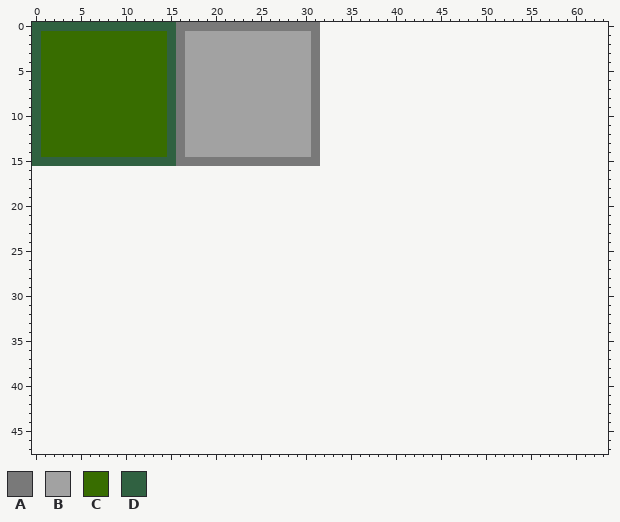
Two versions of one pixel-art file, data/Aseprite/Tiles.aseprite. Above, as it was before the edit.
32x16 pixels, 1 frame. The old version is drawn lined up with the new one, on the new canvas.
Visible layers, top first: "Red Snake", "apple", "Tiles".
Palette (. is transparent): A #797979  B #a2a2a2  C #386d00  D #306141
Pixels before (only the part around the change), first column x 0:
 0 DDDDDDDDDDDDDDDDAAAAAAAAAAAAAAAA................................
 1 DCCCCCCCCCCCCCCDABBBBBBBBBBBBBBA................................
 2 DCCCCCCCCCCCCCCDABBBBBBBBBBBBBBA................................
 3 DCCCCCCCCCCCCCCDABBBBBBBBBBBBBBA................................
 4 DCCCCCCCCCCCCCCDABBBBBBBBBBBBBBA................................
 5 DCCCCCCCCCCCCCCDABBBBBBBBBBBBBBA................................
 6 DCCCCCCCCCCCCCCDABBBBBBBBBBBBBBA................................
 7 DCCCCCCCCCCCCCCDABBBBBBBBBBBBBBA................................
 8 DCCCCCCCCCCCCCCDABBBBBBBBBBBBBBA................................
 9 DCCCCCCCCCCCCCCDABBBBBBBBBBBBBBA................................
10 DCCCCCCCCCCCCCCDABBBBBBBBBBBBBBA................................
11 DCCCCCCCCCCCCCCDABBBBBBBBBBBBBBA................................
12 DCCCCCCCCCCCCCCDABBBBBBBBBBBBBBA................................
13 DCCCCCCCCCCCCCCDABBBBBBBBBBBBBBA................................
14 DCCCCCCCCCCCCCCDABBBBBBBBBBBBBBA................................
15 DDDDDDDDDDDDDDDDAAAAAAAAAAAAAAAA................................
16 ................................................................
17 ................................................................
18 ................................................................
19 ................................................................
20 ................................................................
21 ................................................................
22 ................................................................
23 ................................................................
24 ................................................................
25 ................................................................
26 ................................................................
27 ................................................................
28 ................................................................
29 ................................................................
30 ................................................................
31 ................................................................
32 ................................................................
33 ................................................................
34 ................................................................
35 ................................................................
36 ................................................................
37 ................................................................
38 ................................................................
39 ................................................................
40 ................................................................
41 ................................................................
42 ................................................................
43 ................................................................
44 ................................................................
45 ................................................................
46 ................................................................
47 ................................................................
Once edited:
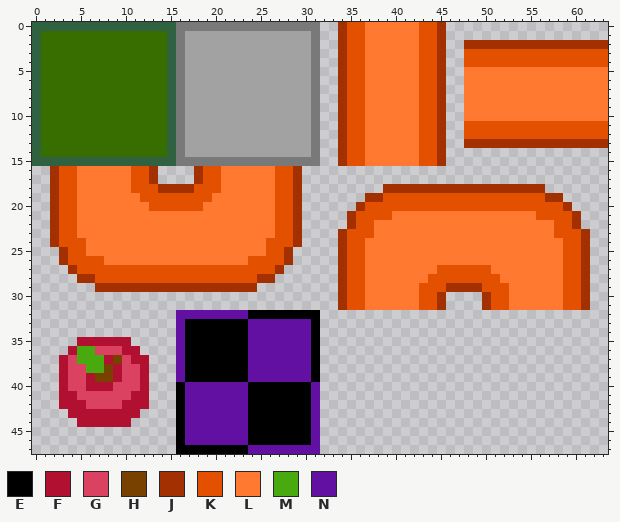
Colours new in this view: E #000000  F #b21030  G #db4161  H #794100  J #a23000  K #e35100  L #ff7930  M #49aa10  N #6110a2
Diff:
canvas 32x16 -> 64x48
Colour E is added in row 32 at x 24 to 31; in rows 33 to 39 at x 17 to 23 and 31; in rows 40 to 46 at x 16 and 24 to 30; in row 47 at x 16 to 23.
Colour F is added in row 35 at x 5 to 10; in row 36 at x 4 and 10 to 11; in row 37 at x 3, 8 and 11 to 12; in row 38 at x 3, 9 and 12; in row 39 at x 3, 6, 9 and 12; in row 40 at x 3, 6 to 8 and 12.
Colour F is added in row 41 at x 3 to 4 and 11 to 12; in row 42 at x 3 to 5 and 10 to 12; in row 43 at x 4 to 11; in row 44 at x 5 to 10.
Colour G is added in row 36 at x 7 to 9; in row 37 at x 4 and 10; in rows 38 to 39 at x 4 to 5 and 10 to 11; in row 40 at x 4 to 5 and 9 to 11; in row 41 at x 5 to 10; in row 42 at x 6 to 9.
Colour H is added in row 37 at x 9; in row 38 at x 8; in row 39 at x 7 to 8.
Colour J is added in rows 0 to 1 at x 34 and 45; in row 2 at x 34, 45 and 48 to 63; in rows 3 to 12 at x 34 and 45; in row 13 at x 34, 45 and 48 to 63; in rows 14 to 15 at x 34 and 45; in rows 16 to 17 at x 2, 13, 18 and 29.
Colour J is added in row 18 at x 2, 14 to 17, 29 and 39 to 56; in row 19 at x 2, 29, 37 to 38 and 57 to 58; in row 20 at x 2, 29, 36 and 59; in rows 21 to 22 at x 2, 29, 35 and 60; in rows 23 to 24 at x 2, 29, 34 and 61; in rows 25 to 26 at x 3, 28, 34 and 61.
Colour J is added in row 27 at x 4, 27, 34 and 61; in row 28 at x 5 to 6, 25 to 26, 34 and 61; in row 29 at x 7 to 24, 34, 46 to 49 and 61; in rows 30 to 31 at x 34, 45, 50 and 61.
Colour K is added in rows 0 to 2 at x 35 to 36 and 43 to 44; in rows 3 to 4 at x 35 to 36, 43 to 44 and 48 to 63; in rows 5 to 10 at x 35 to 36 and 43 to 44; in rows 11 to 12 at x 35 to 36, 43 to 44 and 48 to 63; in rows 13 to 15 at x 35 to 36 and 43 to 44; in rows 16 to 17 at x 3 to 4, 11 to 12, 19 to 20 and 27 to 28.
Colour K is added in row 18 at x 3 to 4, 11 to 13, 18 to 20 and 27 to 28; in row 19 at x 3 to 4, 12 to 19, 27 to 28 and 39 to 56; in row 20 at x 3 to 4, 13 to 18, 27 to 28 and 37 to 58; in row 21 at x 3 to 4, 27 to 28, 36 to 39 and 56 to 59; in row 22 at x 3 to 4, 27 to 28, 36 to 37 and 58 to 59; in row 23 at x 3 to 4, 27 to 28, 35 to 37 and 58 to 60.
Colour K is added in row 24 at x 3 to 5, 26 to 28, 35 to 36 and 59 to 60; in row 25 at x 4 to 5, 26 to 27, 35 to 36 and 59 to 60; in row 26 at x 4 to 7, 24 to 27, 35 to 36 and 59 to 60; in row 27 at x 5 to 26, 35 to 36, 45 to 50 and 59 to 60; in row 28 at x 7 to 24, 35 to 36, 44 to 51 and 59 to 60; in row 29 at x 35 to 36, 43 to 45, 50 to 52 and 59 to 60.
Colour K is added in rows 30 to 31 at x 35 to 36, 43 to 44, 51 to 52 and 59 to 60.
Colour L is added in rows 0 to 4 at x 37 to 42; in rows 5 to 10 at x 37 to 42 and 48 to 63; in rows 11 to 15 at x 37 to 42; in rows 16 to 18 at x 5 to 10 and 21 to 26; in row 19 at x 5 to 11 and 20 to 26; in row 20 at x 5 to 12 and 19 to 26.
Colour L is added in row 21 at x 5 to 26 and 40 to 55; in rows 22 to 23 at x 5 to 26 and 38 to 57; in rows 24 to 25 at x 6 to 25 and 37 to 58; in row 26 at x 8 to 23 and 37 to 58; in row 27 at x 37 to 44 and 51 to 58; in row 28 at x 37 to 43 and 52 to 58.
Colour L is added in rows 29 to 31 at x 37 to 42 and 53 to 58.
Colour M is added in row 36 at x 5 to 6; in row 37 at x 5 to 7; in row 38 at x 6 to 7.
Colour N is added in row 32 at x 16 to 23; in rows 33 to 39 at x 16 and 24 to 30; in rows 40 to 46 at x 17 to 23 and 31; in row 47 at x 24 to 31.
Boxes around the changes in both pictures, in picture pixels (x1, y1, x2, y2):
added: (50, 22, 608, 454)
